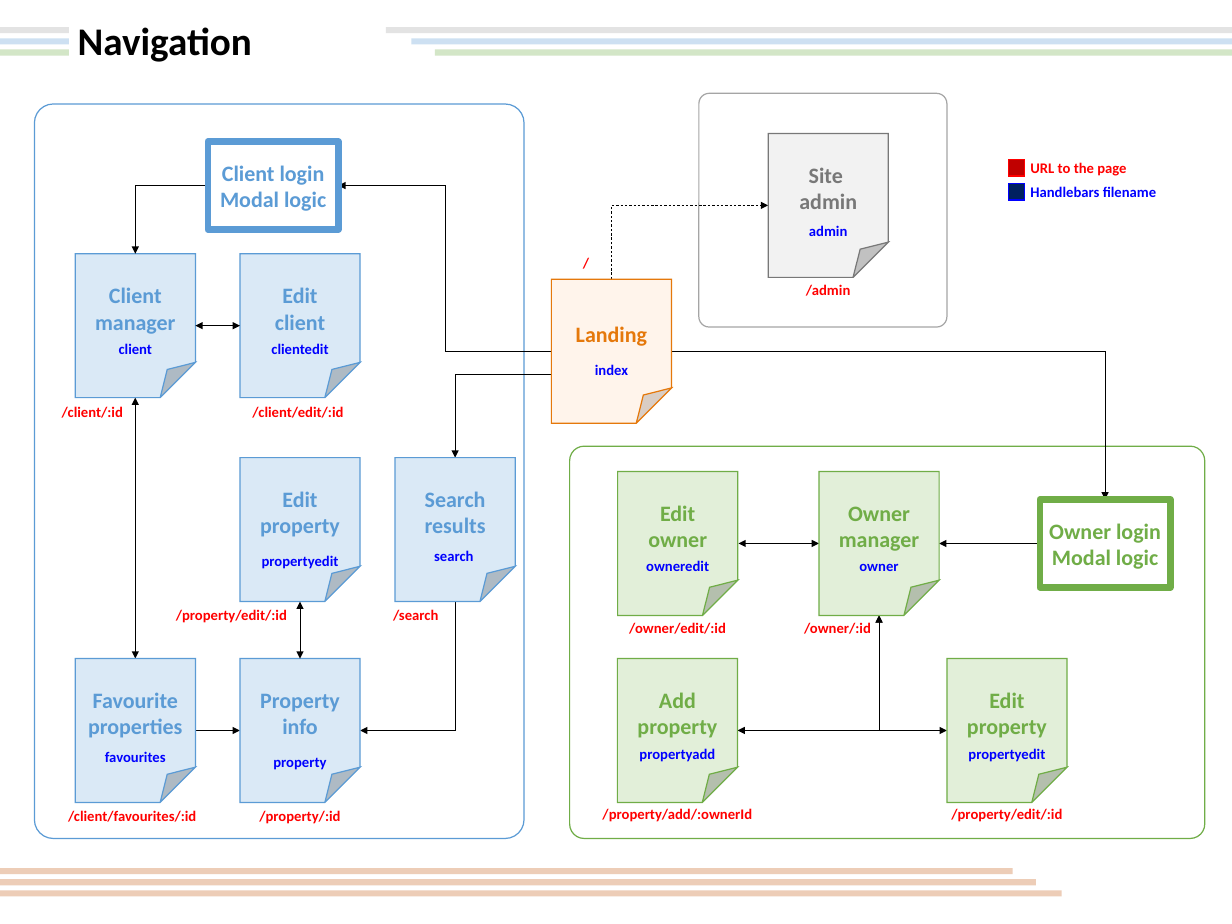
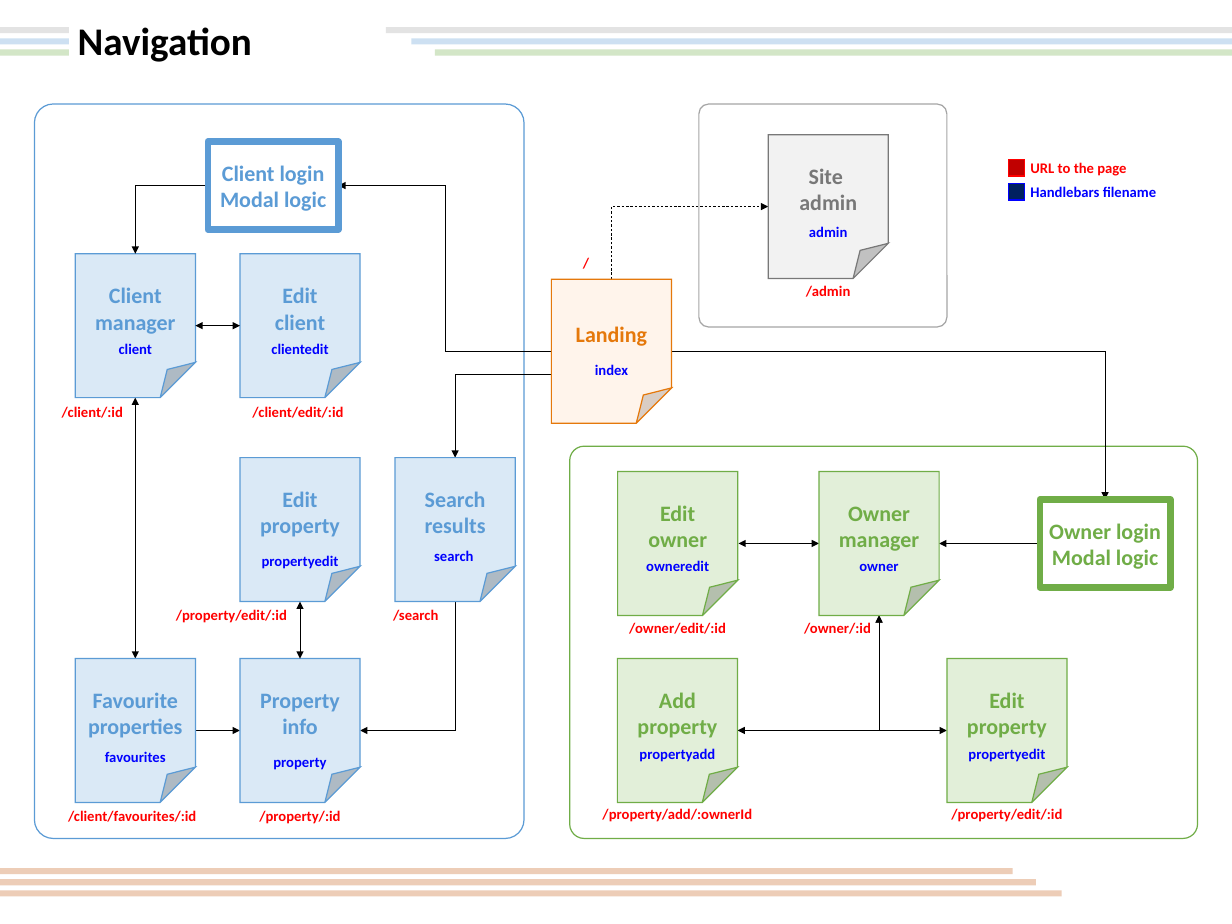
Before and after one commit to AnthonyVerde/group-project-2, a slide deck: slide 6 of ProjectIdea_2.pptx. Drawn at 1232x924 pixels with LibreOffice and Linux fonts; fonts in the diff are those of the drawing. Boxes give left, top, right and bottom in pixels: in the first picture for what was removed or moved away, otherwise in the second. Text is boxed around its words. In the diff, an @@ line names an element or a change of style, - is before the commit and + after.

```diff
--- a/ProjectIdea_2.pptx
+++ b/ProjectIdea_2.pptx
@@ rounded rectangle: place and size @@
-rounded rectangle at (699, 93, 947, 327)
+rounded rectangle at (699, 104, 947, 326)
@@ elbow arrow (612, 279) - (768, 207): route changed @@
@@ rounded rectangle: place and size @@
-rounded rectangle at (569, 446, 1205, 839)
+rounded rectangle at (569, 446, 1197, 839)
```
